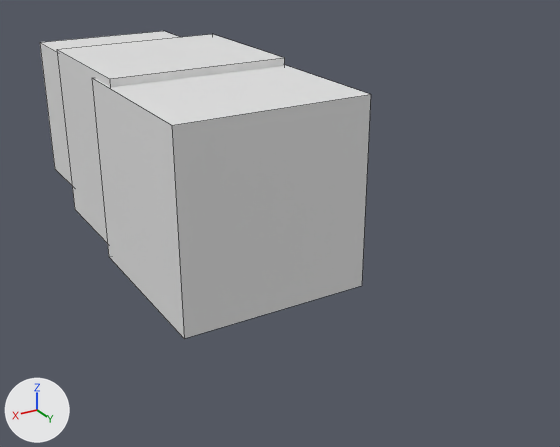
Renders of the FBX model Assets/Model/Part/CoyoteBody.fbx from each side of a commit.
Before and after are seen from a camera (50 mm lens) standing at (0.993, 2.3, 1.837) and looking at (-0.124, 0.439, 0.907). The axes (+X, +Y, +Z) are drawn at lower left. The lights are the same throughout. Mesh edges are drawn as thin lines. Where no turn or scale is listed for an object, it has been applied to the vertices.

Names of what the first picture shows: 'b1', 'seg', 'seg_1'.
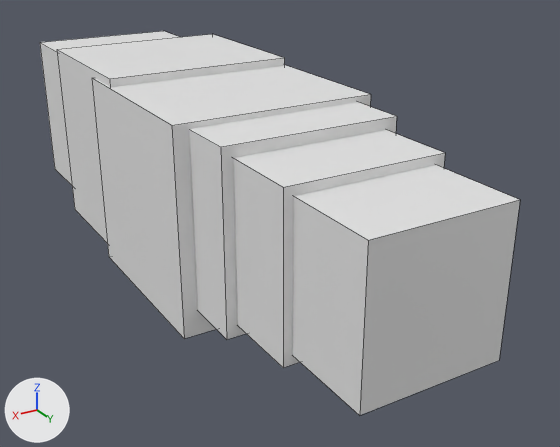
The newer file is also turned or shifted as a whole; pictures and numbers use the older file's frame.

Changed parts and their boxes [x1, y1, x2, y2] in the pictures (560 x 447 px):
'seg_3', added: after [292, 165, 520, 415]
'seg_2', added: after [233, 130, 445, 368]
'n1', added: after [189, 102, 397, 339]

The change, as a diff of the scene's bpy script:
```diff
--- a/Assets/Model/Part/CoyoteBody.fbx.py
+++ b/Assets/Model/Part/CoyoteBody.fbx.py
@@ me_seg_3 @@
+me_seg_3.from_pydata(...)  # a box spanning x -0.194..0.194, y -0.194..0.194, z -0.194..0.194
@@ me_seg_2 @@
+me_seg_2.from_pydata(...)  # a box spanning x -0.219..0.219, y 0.0..0.312, z -0.219..0.219
@@ me_n1 @@
+me_n1.from_pydata(...)  # a box spanning x -0.25..0.25, y -0.125..0.25, z -0.25..0.25
@@ ob_seg_3 @@
+ob_seg_3 = bpy.data.objects.new('seg_3', me_seg_3)
+ob_seg_3.location = (0.0, 1.086, 1.059)
@@ ob_seg_2 @@
+ob_seg_2 = bpy.data.objects.new('seg_2', me_seg_2)
+ob_seg_2.location = (0.0, 0.711, 1.059)
@@ ob_n1 @@
+ob_n1 = bpy.data.objects.new('n1', me_n1)
+ob_n1.location = (0.0, 0.555, 1.059)
```
